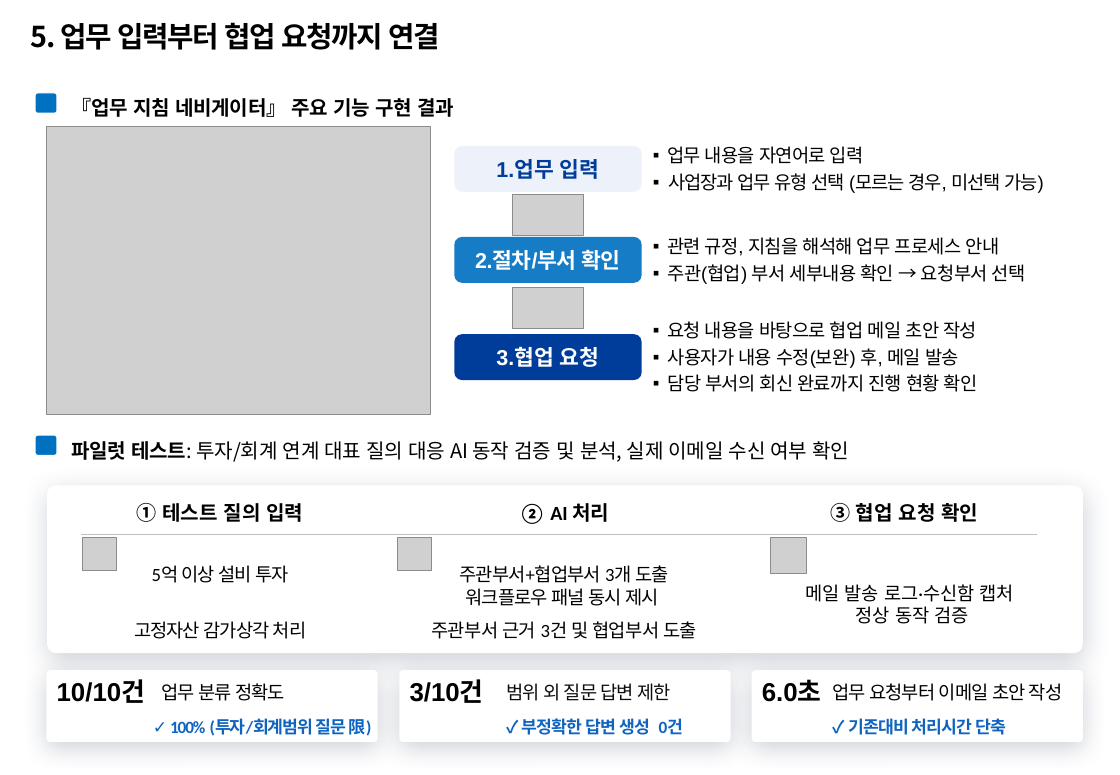
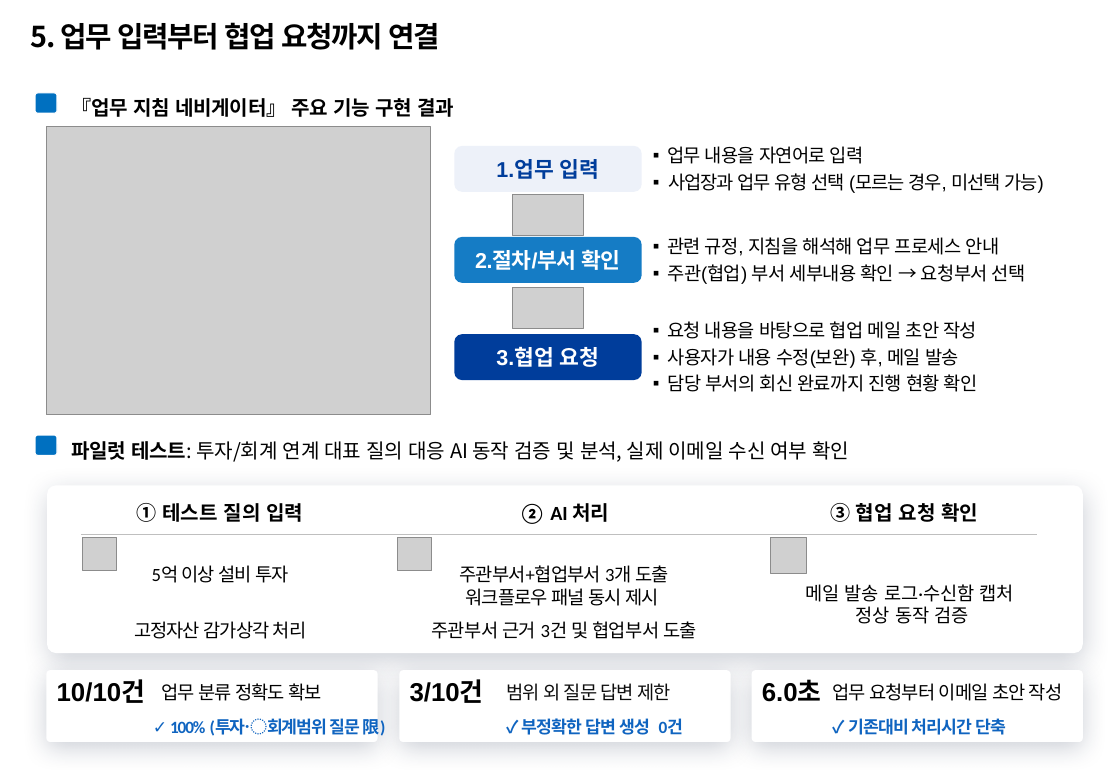
Before and after one commit to temmi81-hue/department-ragas, a slide deck: slide 6 of presentation/submission/26년 포스코퓨처엠 AI활용전문가 과정_사무계_송다혜.pptx. Drawn at 1120x775 pixels with LibreOffice and Linux fonts; fonts in the diff are those of the drawing; grey boxes stand for pictures; background and template pictures are left out. Boxes give left, top, right and bottom in pixels: in the first picture for what was removed or moved away, otherwise in the second. Text is boxed around its words. In the diff, an @@ line names an element or a change of style, - is before the commit and + after.

```diff
--- a/presentation/submission/26년 포스코퓨처엠 AI활용전문가 과정_사무계_송다혜.pptx
+++ b/presentation/submission/26년 포스코퓨처엠 AI활용전문가 과정_사무계_송다혜.pptx
@@ text at bbox=[161, 683, 321, 701]: text changed @@
-업무 분류 정확도
+업무 분류 정확도 확보
@@ text at bbox=[170, 718, 386, 736]: text changed @@
-✓ 100% (투자/회계범위 질문 限)
+✓ 100% (투자〮회계범위 질문 限)
```
Also in this commit, not shown: 1 other slide changed, 1 other file.
